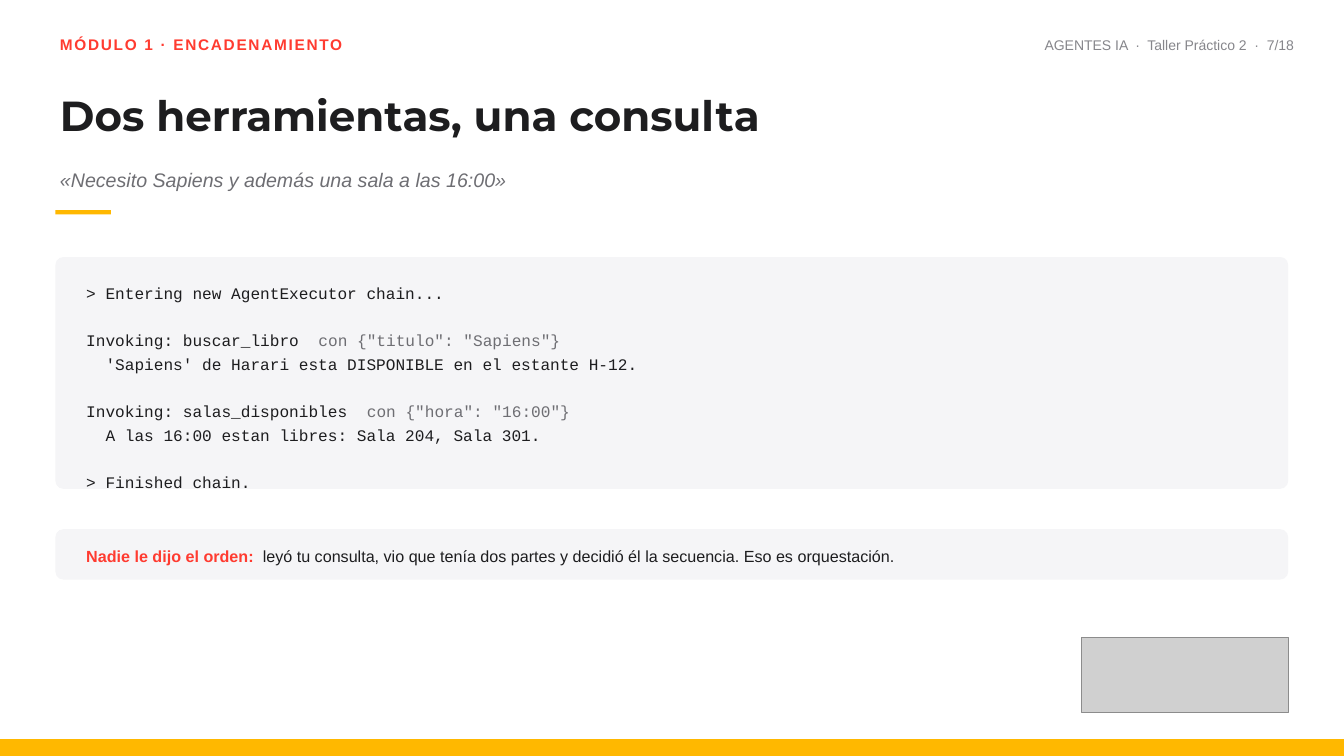
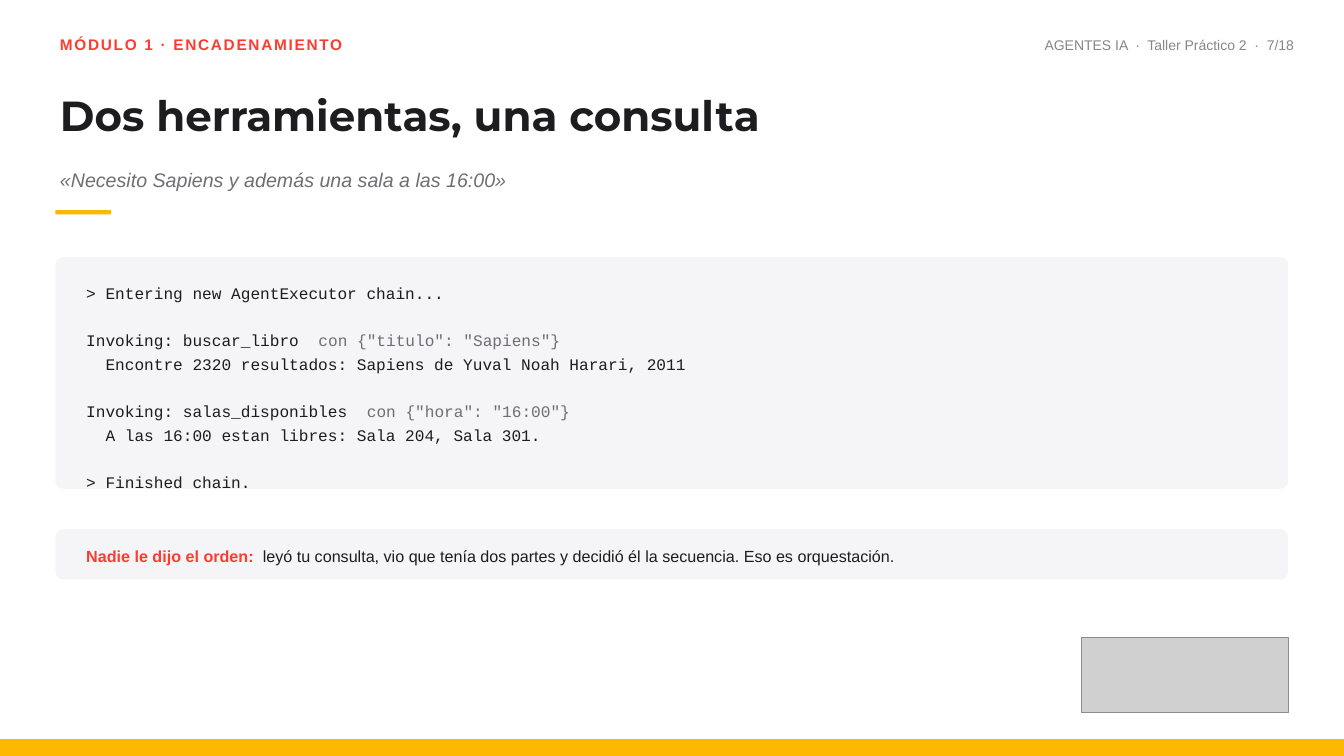
Before and after one commit to Giocrisrai/taller-ia-agentes-biblioteca, a slide deck: slide 7 of presentaciones/Taller_Practico_2.pptx. Drawn at 1344x756 pixels with LibreOffice and Linux fonts; fonts in the diff are those of the drawing; grey boxes stand for pictures. Boxes give left, top, right and bottom in pixels: in the first picture for what was removed or moved away, otherwise in the second. Text is boxed around its words. In the diff, an @@ line names an element or a change of style, - is before the commit and + after.

```diff
--- a/presentaciones/Taller_Practico_2.pptx
+++ b/presentaciones/Taller_Practico_2.pptx
@@ text at (x1=106, y1=358, x2=686, y2=374): text changed @@
-'Sapiens' de Harari esta DISPONIBLE en el estante H-12.
+Encontre 2320 resultados: Sapiens de Yuval Noah Harari, 2011
```
Also in this commit, not shown: 2 other slides changed, 8 other files.
